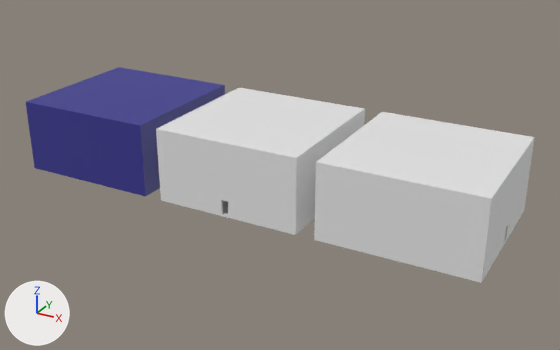
An edit to the Blender file environment/rooms/Rooms.blend, drawn before and after from the same camera.
Both versions are drawn from a 50 mm camera at (141.3, -166.5, 88.1) aimed at (49.7, 0.0, 4.8). The lights are fixed; the arrows at lower left show +X, +Y and +Z. The older version comes first.

In view in the first picture: 'Room1', 'Room2', 'Room2-L'.
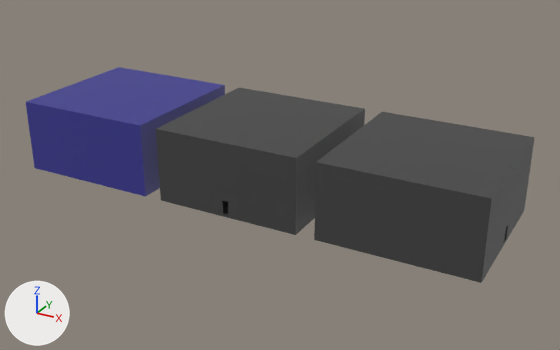
Location of each change, [x1, y1, x2, y2] in pixels of the pictures (560 x 350 px):
```json
{"object": "Room2-L", "change": "recoloured", "before": [314, 112, 535, 283], "after": [314, 112, 535, 283], "on screen": "white to dark grey"}
{"object": "Room2", "change": "recoloured", "before": [156, 88, 365, 235], "after": [156, 88, 365, 235], "on screen": "white to dark grey"}
```

The change, as JSON lines over the scene's bpy script:
```json
{"op": "add", "block": "mat_stone", "code": ["mat_stone = principled_material('Stone')", "mat_stone.base_color = (0.0548, 0.0548, 0.0548)  # dark grey #424242"]}
{"block": "me_room2mesh", "where": "me_room2mesh.from_pydata(...)  # 8 vertices, 6 faces; spans x -20.0..20.0, y -20.0..20.0, z 0.0..20.0"}
{"op": "add", "block": "me_room2mesh", "code": "me_room2mesh.materials.append(mat_stone)  # dark grey #424242"}
{"block": "me_room2_lmesh", "where": "me_room2_lmesh.from_pydata(...)  # 8 vertices, 6 faces; spans x -20.0..20.0, y -20.0..20.0, z 0.0..20.0"}
{"op": "add", "block": "me_room2_lmesh", "code": "me_room2_lmesh.materials.append(mat_stone)  # dark grey #424242"}
```
